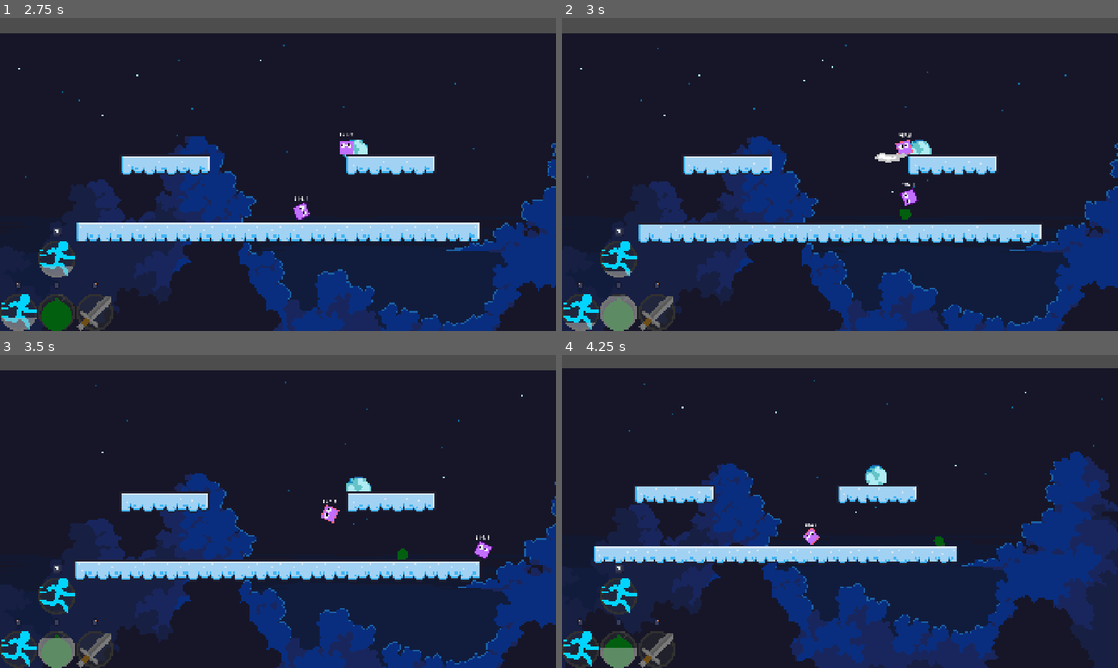
Above: before the commit, frames 1-4 (two rows, left to right).
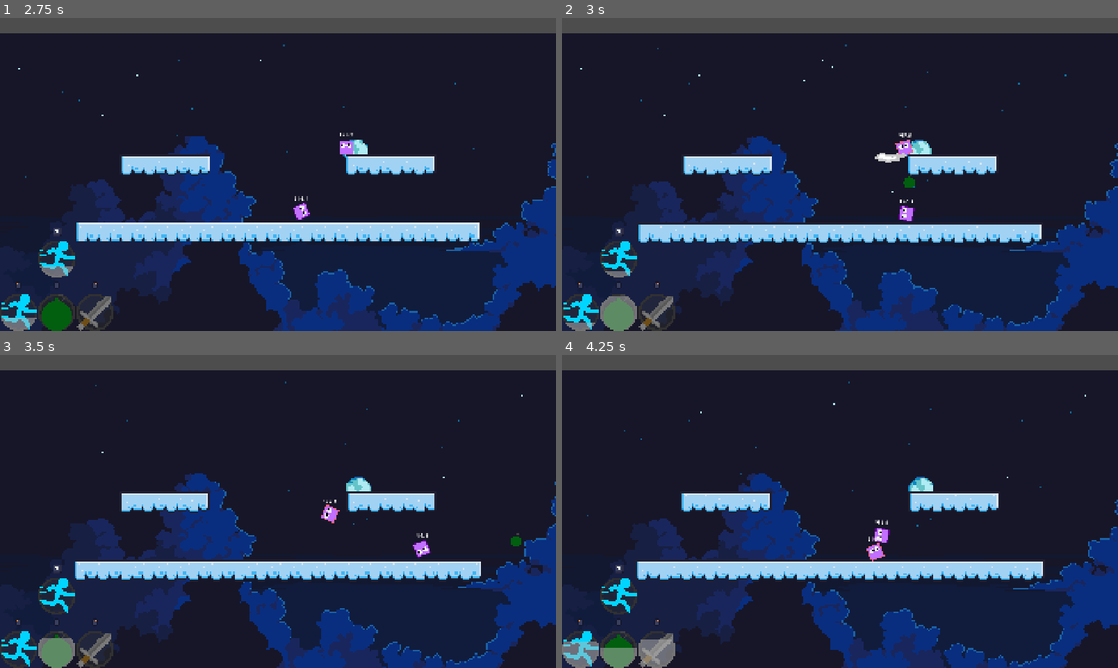
Above: after the commit, the same moments.

Repository: BoppleOpple/beat-the-clock
Game: Godot game, scene res://ui/main_menu/main_menu.tscn
The game is run twice, just before and just after one commit, with the same random seed, the same clock (stepped at 60 frames per second) and the same inputs.
Inputs (mouse positions are in pixels of both pictures, inside the frame that each line leads up to):
- Up to frame 1 (2.75 s): click "Play" at 0.5 s; move the mouse to (172, 149) at 1.27 s; hold D (gameplay_right) 1.28-2.03 s; tap Shift (gameplay_ability_combo) at 1.35 s; click (172, 149) at 1.42 s; tap Space (gameplay_jump) at 1.52, 2.27 s; move the mouse to (361, 149) at 2.02 s; hold S (gameplay_down) from 2.03 s (still down); click (361, 149) at 2.1 s
- Up to frame 2 (3 s): move the mouse to (895, 105) at 2.77 s; release S (gameplay_down) at 2.78 s; hold D (gameplay_right) from 2.78 s (still down); tap Middle mouse button (gameplay_ability_middle) at 2.85 s
- Up to frame 3 (3.5 s): keep holding D (gameplay_right)
- Up to frame 4 (4.25 s): move the mouse to (812, 574) at 3.52 s; release D (gameplay_right) at 3.53 s; hold W (gameplay_up) from 3.53 s (still down); right-click (812, 574) at 3.6 s; click (812, 574) at 3.67 s; tap Space (gameplay_jump) at 3.77 s

Frame 1 is identical in both runs. In frame 2, 0.3% of the frame differs, in the area x 60-65%, y 50-65%; in frame 3, 0.7%; in frame 4, 33%, in the area x 0-100%, y 4-100%.

Commit message:
feat: make grenade explode on impact

Diff:
--- a/actors/actor_base.gd
+++ b/actors/actor_base.gd
@@ -24,6 +24,7 @@
 const DASH_RECHARGE: float = 2.0
 
 const GRENADE_VELOCITY_SCALE: float = 500.0
+const GRENADE_SPAWN_DISTANCE: float = 30.0
 
 const PLAYER_TIMER_OFFSET: Vector2 = Vector2(-30,-25)
 
@@ -35,7 +36,7 @@
 
 const PARRY_PARTICLE_DISTANCE: float = 25
 
-const HITSTUN_DURATION: float = 1.0
+const HITSTUN_DURATION: float = 0.8
 
 ###########
 # CLASSES #
@@ -177,8 +178,8 @@
 	self.set_axis_velocity(get_aim_direction() * DASH_VELOCITY_SCALE)
 
 func _throw_grenade() -> void:
-	var pos: Vector2 = $Visual/GrenadeAnchor.global_position
 	var vel: Vector2 = get_aim_direction() * GRENADE_VELOCITY_SCALE
+	var pos: Vector2 = self.global_position + get_aim_direction() * GRENADE_SPAWN_DISTANCE
 
 	vel += self.linear_velocity
 
--- a/actors/actor_base.tscn
+++ b/actors/actor_base.tscn
@@ -134,9 +134,6 @@
 texture = ExtResource("3_ii06v")
 script = ExtResource("4_ii06v")
 socket = NodePath("../Right")
-
-[node name="GrenadeAnchor" type="Node2D" parent="Visual" unique_id=913797079]
-position = Vector2(0, -31)
 
 [node name="SwordAnchor" type="Node2D" parent="Visual" unique_id=1882660560]
 position = Vector2(20, 0)
--- a/actors/objects/grenade.gd
+++ b/actors/objects/grenade.gd
@@ -1,6 +1,11 @@
 extends RigidBody2D
 
 const BLAST_IMPULSE_SCALE: float = 85000.0
+const BLAST_IMPULSE_CAP: float = 1800.0
+
+const FUSE_FLASH_BEGIN: float = 1.5
+const FUSE_FLASH_FREQUENCY: float = 0.5
+const FUSE_FLASH_THRESHOLD: float = 0.75
 
 var is_blastable: bool = true
 var is_slashable: bool = true
@@ -12,15 +17,23 @@
 
 # Called every frame. 'delta' is the elapsed time since the previous frame.
 func _process(delta: float) -> void:
-	pass
+	if $Fuse.time_left < FUSE_FLASH_BEGIN and $Fuse.time_left > 0:
+		var traced_angle: float = (PI / 2) * (1.5 + FUSE_FLASH_BEGIN / FUSE_FLASH_FREQUENCY)
+		var sin_angle: float = remap($Fuse.time_left, 0, FUSE_FLASH_BEGIN, traced_angle, 0)
+
+		var flash_value: float = sin(sin_angle)**2
+
+		$FlashGrenadeSprite.visible = (flash_value > FUSE_FLASH_THRESHOLD)
 
 
 func _on_fuse_timeout() -> void:
-	self.freeze = true
-	$Collider.disabled = true
+	set_deferred("freeze", true)
+	$Collider.set_deferred("disabled", true)
+	$TriggerZone/Collider.set_deferred("disabled", true)
 
 	$ExplosionSprite.visible = true
 	$GrenadeSprite.visible = false
+	$FlashGrenadeSprite.visible = false
 
 	$ExplosionSprite.play("default")
 	$Smoke.emitting = true
@@ -28,15 +41,17 @@
 	var blasted_nodes: Array[Node2D] = $BlastZone.get_overlapping_bodies()
 
 	for node in blasted_nodes:
-		if node.get("is_blastable"):
+		if node.get("is_blastable") and node != self:
 			_explode(node)
 
 func _explode(other: Node2D) -> void:
 
 	if other.has_method("apply_central_impulse"):
 		var offset_vector: Vector2 = other.position - self.position
-		var velocity_scale: float = (1/offset_vector.length()) * BLAST_IMPULSE_SCALE
+		var velocity_scale: float = clamp((1/offset_vector.length()) * BLAST_IMPULSE_SCALE, 0, BLAST_IMPULSE_CAP)
 		var impulse: Vector2 = offset_vector.normalized() * velocity_scale
+
+		print(impulse.length())
 		if other is ActorBase:
 			other.handle_knockback(impulse, self)
 		else:
@@ -44,3 +59,8 @@
 
 func _on_smoke_finished() -> void:
 	self.queue_free()
+
+func _on_trigger_zone_body_entered(body: Node2D) -> void:
+	if body is ActorBase and $PrimedTimer.time_left == 0:
+		$Fuse.stop()
+		self._on_fuse_timeout()
--- a/actors/objects/grenade.tscn
+++ b/actors/objects/grenade.tscn
@@ -4,6 +4,7 @@
 [ext_resource type="Texture2D" uid="uid://bdk1wvta33iaf" path="res://assets/textures/grenade.png" id="1_wy5h0"]
 [ext_resource type="Texture2D" uid="uid://c77mdpuqrvjha" path="res://assets/textures/smoke/VFX4/frames/Smoke&Dust_skill4_frame1.png" id="2_4s3iq"]
 [ext_resource type="Texture2D" uid="uid://cqch7sobyv11s" path="res://assets/textures/smoke/VFX4/frames/Smoke&Dust_skill4_frame2.png" id="3_o4cp4"]
+[ext_resource type="Texture2D" uid="uid://b6kwy1fbsm68a" path="res://assets/textures/grenade_flash.png" id="3_oxcb1"]
 [ext_resource type="Texture2D" uid="uid://dtuc8gclo24cj" path="res://assets/textures/smoke/VFX4/frames/Smoke&Dust_skill4_frame3.png" id="4_oxcb1"]
 [ext_resource type="Texture2D" uid="uid://xbhhnip72tjj" path="res://assets/textures/smoke/VFX4/frames/Smoke&Dust_skill4_frame4.png" id="5_7egtf"]
 [ext_resource type="Texture2D" uid="uid://67fg0uewjsqx" path="res://assets/textures/smoke/VFX4/frames/Smoke&Dust_skill4_frame5.png" id="6_xpw0j"]
@@ -59,8 +60,11 @@
 _data = [Vector2(0, 1), 0.0, 12.624314, 0, 0, Vector2(0.23049647, 2.471264), 0.0, 0.0, 0, 0, Vector2(1, 3.6781607), -0.24555911, 0.0, 0, 0]
 point_count = 3
 
+[sub_resource type="CircleShape2D" id="CircleShape2D_o4cp4"]
+radius = 150.0
+
 [sub_resource type="CircleShape2D" id="CircleShape2D_3eufj"]
-radius = 150.0
+radius = 20.0
 
 [node name="Grenade" type="RigidBody2D" unique_id=1611287196]
 script = ExtResource("1_o4cp4")
@@ -72,6 +76,18 @@
 position = Vector2(0, -4)
 scale = Vector2(0.3, 0.3)
 texture = ExtResource("1_wy5h0")
+
+[node name="FlashGrenadeSprite" type="Sprite2D" parent="." unique_id=711900937]
+visible = false
+position = Vector2(0, -4)
+scale = Vector2(0.3, 0.3)
+texture = ExtResource("3_oxcb1")
+
+[node name="PrimedTimer" type="Timer" parent="." unique_id=2143671294]
+process_callback = 0
+wait_time = 0.2
+one_shot = true
+autostart = true
 
 [node name="Fuse" type="Timer" parent="." unique_id=1294952294]
 wait_time = 3.0
@@ -113,8 +129,14 @@
 monitorable = false
 
 [node name="Collider" type="CollisionShape2D" parent="BlastZone" unique_id=540066610]
-position = Vector2(2, -4)
+shape = SubResource("CircleShape2D_o4cp4")
+
+[node name="TriggerZone" type="Area2D" parent="." unique_id=1275388026]
+monitorable = false
+
+[node name="Collider" type="CollisionShape2D" parent="TriggerZone" unique_id=215656647]
 shape = SubResource("CircleShape2D_3eufj")
 
 [connection signal="timeout" from="Fuse" to="." method="_on_fuse_timeout"]
 [connection signal="finished" from="Smoke" to="." method="_on_smoke_finished"]
+[connection signal="body_entered" from="TriggerZone" to="." method="_on_trigger_zone_body_entered"]
Binary file added: assets/textures/grenade_flash.png
Not shown, added: assets/textures/grenade_flash.png.import
